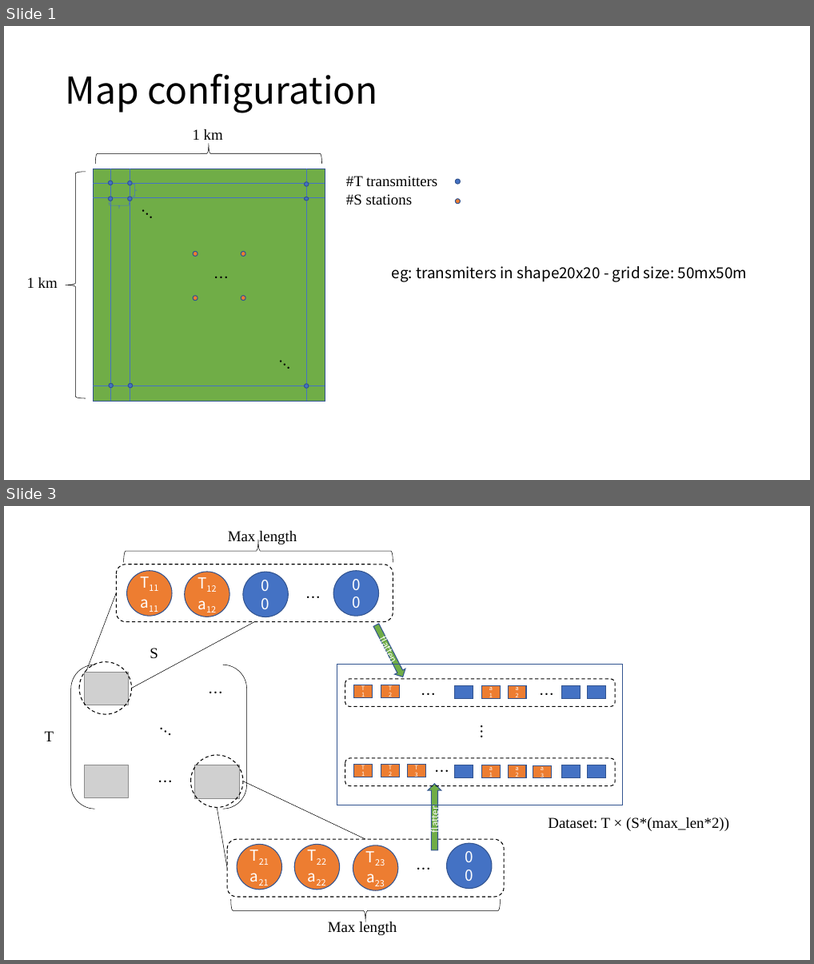
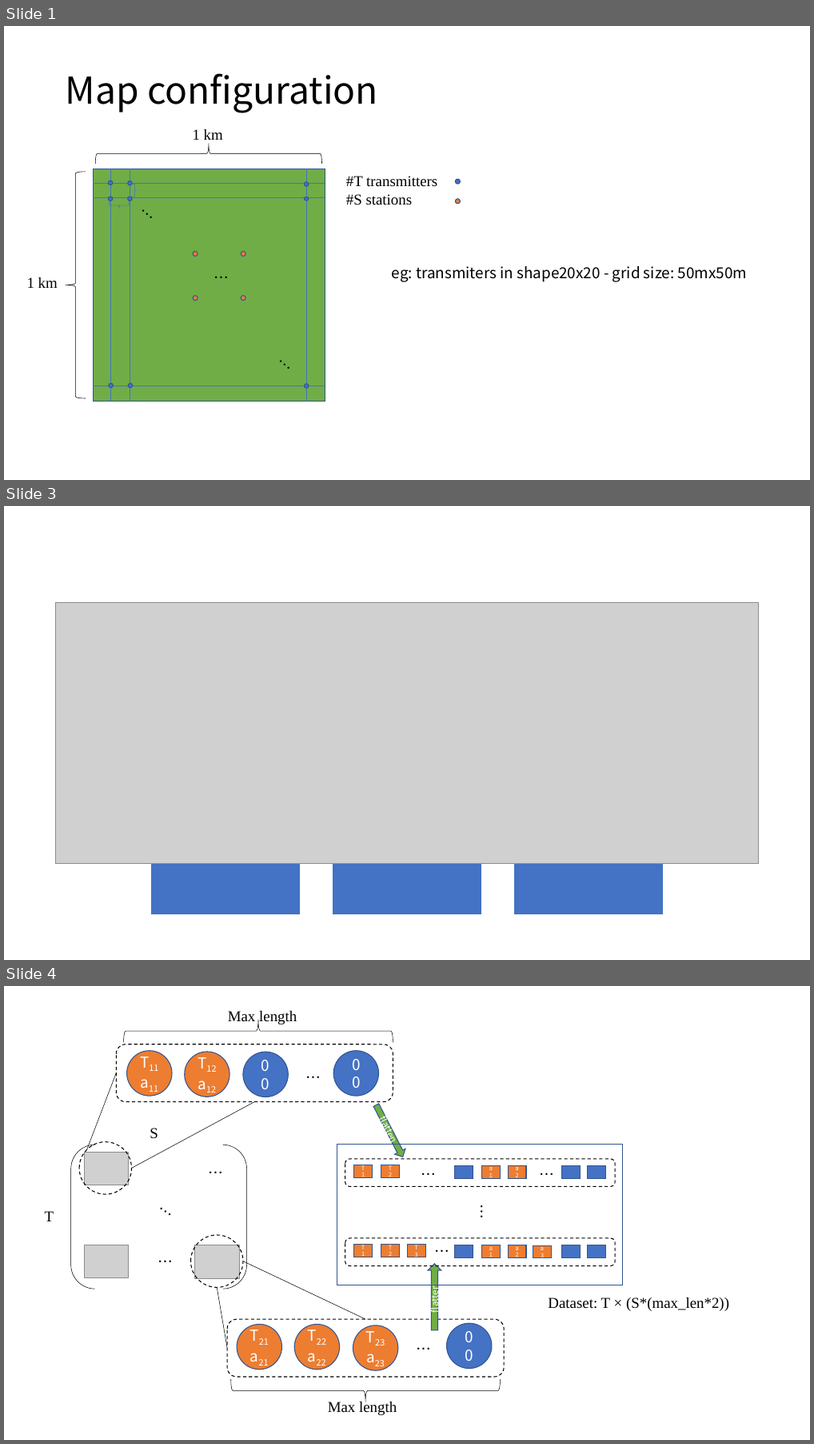
Before and after one commit to ukunliu/WSN_simulation, a slide deck: presentation.pptx. Shown one above the other, each under a label of ours: slides 1 and 3 before the commit, slides 1, 3 and 4 after it; the slides between them are not shown. The pictures are 814x964 and 814x1444 pixels, drawn with LibreOffice and Linux fonts; fonts in the diff are those of the drawing; grey boxes stand for pictures. Boxes give left, top, right and bottom in pixels: in the first picture for what was removed or moved away, otherwise in the second. Text is boxed around its words. In the diff, an @@ line names an element or a change of style, - is before the commit and + after.

```diff
--- a/presentation.pptx
+++ b/presentation.pptx
@@ slide 3 added at [4, 506, 810, 960], background #FFFFFF @@
@@ picture added at [55, 602, 759, 863] @@
@@ rectangle added at [151, 840, 301, 915], fill #4472C4, outline #FFFFFF 1 pt @@
@@ rectangle added at [333, 840, 482, 915], fill #4472C4, outline #FFFFFF 1 pt @@
@@ rectangle added at [514, 840, 664, 915], fill #4472C4, outline #FFFFFF 1 pt @@
@@ what was slide 3 is now slide 4 @@
```
Also in this commit, not shown: 3 slides changed, 1 other slide added, 43 other files.
